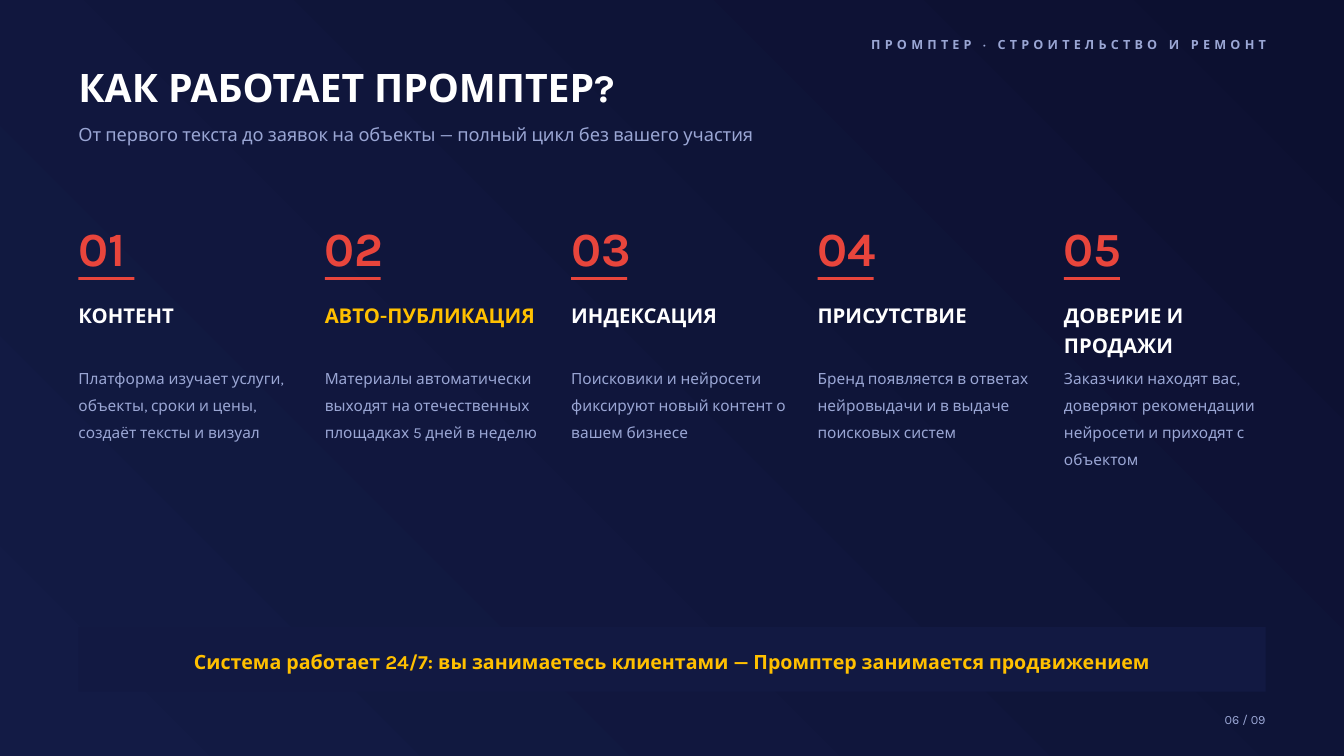
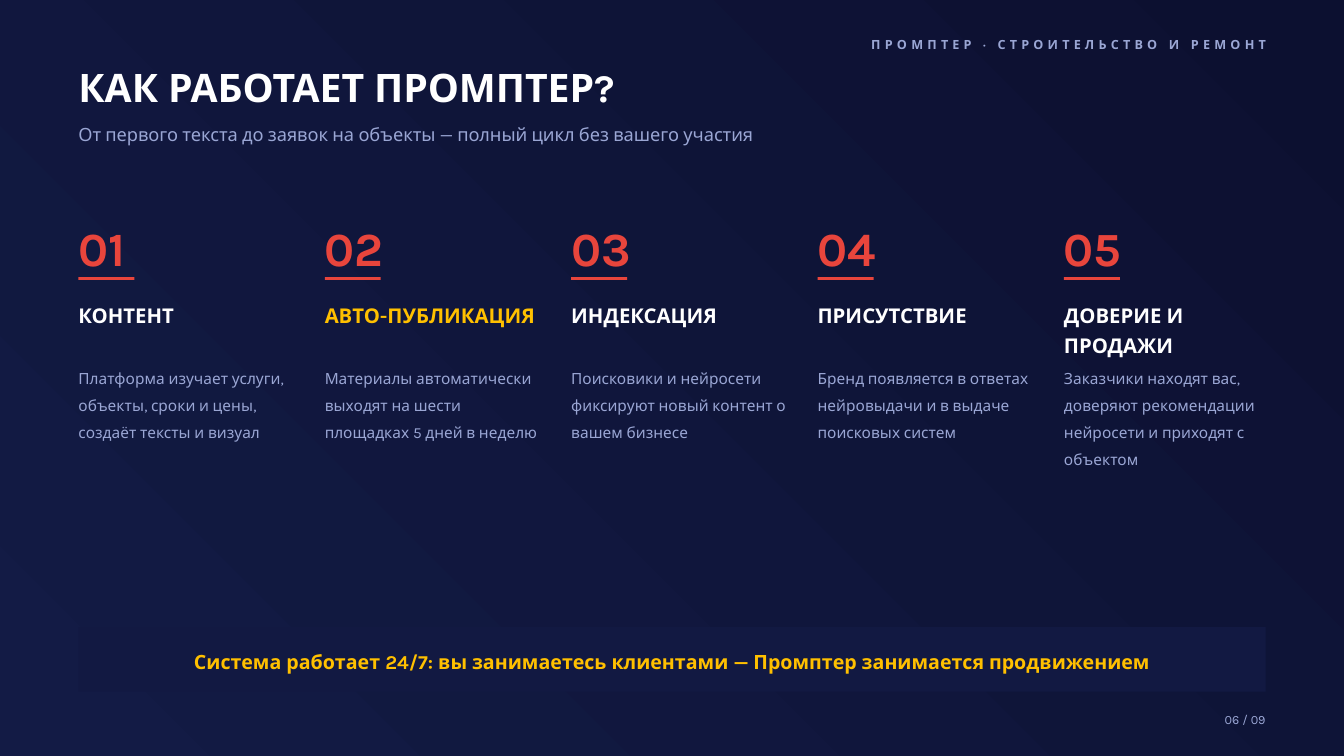
Before and after one commit to injusticebeast802-coder/taste-skill, a slide deck: slide 6 of prompter-moscow/presentation/prompter-construction.pptx. Drawn at 1344x756 pixels with LibreOffice and Linux fonts; fonts in the diff are those of the drawing. Boxes give left, top, right and bottom in pixels: in the first picture for what was removed or moved away, otherwise in the second. Text is boxed around its words. In the diff, an @@ line names an element or a change of style, - is before the commit and + after.

```diff
--- a/prompter-moscow/presentation/prompter-construction.pptx
+++ b/prompter-moscow/presentation/prompter-construction.pptx
@@ text at box(325, 373, 537, 441): text changed @@
-Материалы автоматически выходят на отечественных площадках 5 дней в неделю
+Материалы автоматически выходят на шести площадках 5 дней в неделю
```
Also in this commit, not shown: 2 other slides changed, 13 other files.
